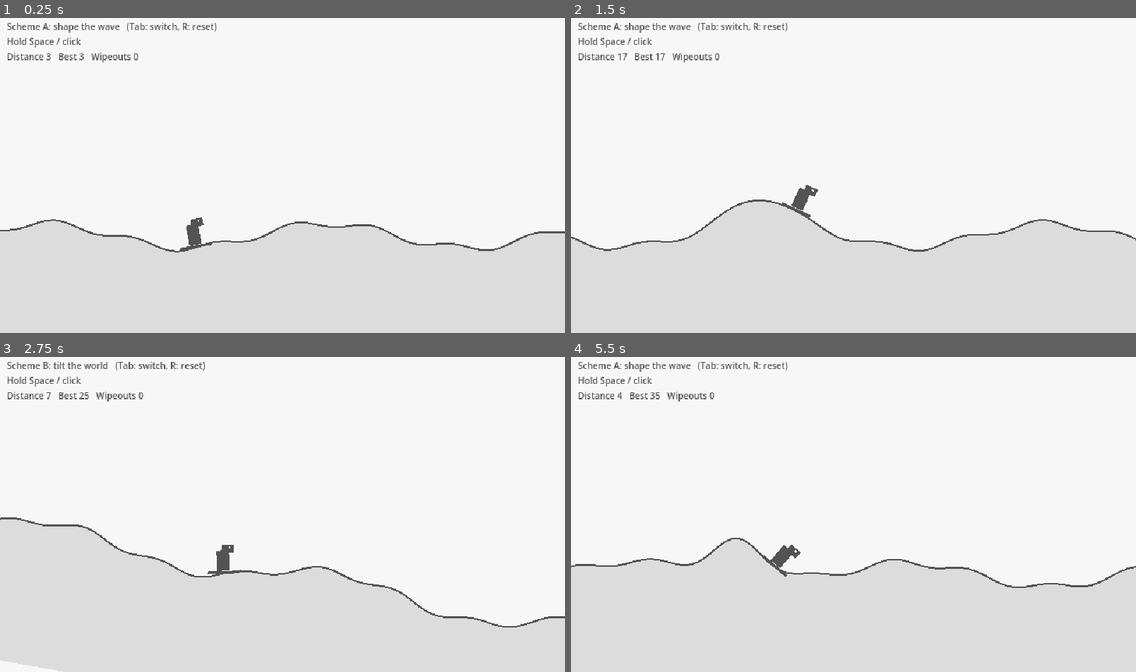
Above: before the commit, frames 1-4 (two rows, left to right).
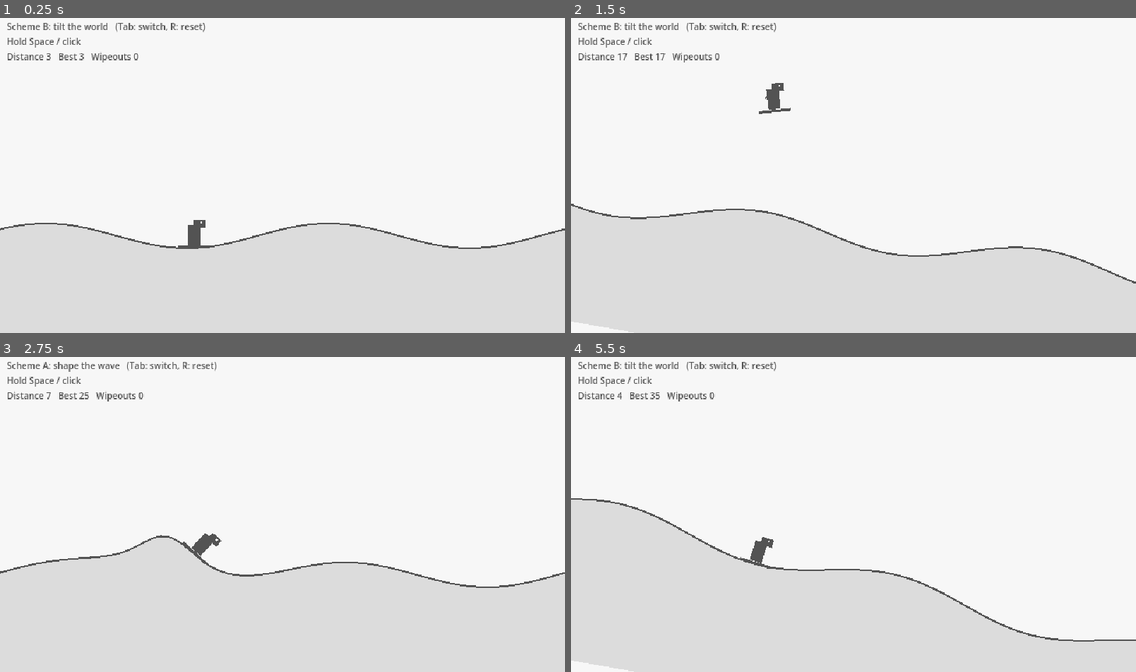
Above: after the commit, the same moments.

Repository: weitingyen168/dino-surf
Game: Godot game, scene res://scenes/main.tscn
The game is run twice, just before and just after one commit, with the same random seed, the same clock (stepped at 60 frames per second) and the same inputs.
Inputs (mouse positions are in pixels of both pictures, inside the frame that each line leads up to):
- Up to frame 1 (0.25 s): no input
- Up to frame 2 (1.5 s): tap Enter at 0.5 s; move the mouse to (977, 159) at 0.52 s; hold Up 0.53-1.25 s; hold Space (surf) 0.53-1.25 s; click (977, 159) at 0.67 s; drag from (740, 191) to (825, 238) at 1.27 s
- Up to frame 3 (2.75 s): move the mouse to (339, 442) at 2.02 s; hold Up from 2.03 s (still down); hold Space (surf) from 2.03 s (still down); tap Tab at 2.1 s
- Up to frame 4 (5.5 s): release Up at 2.75 s; release Space (surf) at 2.75 s; drag from (825, 577) to (684, 464) at 2.77 s; move the mouse to (1023, 561) at 3.52 s; hold Space (surf) 3.53-4.25 s; drag from (684, 464) to (768, 432) at 4.27 s; move the mouse to (881, 514) at 5.02 s; hold Space (surf) from 5.03 s (still down); tap Tab at 5.1 s; click (881, 514) at 5.17 s

The runs differ from the first frame. In frame 1, 1.6% of the frame differs, in the area x 0-100%, y 1-75%; in frame 2, 7.5%; in frame 3, 9.0%; in frame 4, 12%, in the area x 0-100%, y 1-100%.

Commit message:
Add obstacles, rework dino/water control, and headless sim tests
Co-Authored-By: Claude Opus 5.5 <noreply@anthropic.com>

Diff:
--- a/scripts/dino.gd
+++ b/scripts/dino.gd
@@ -1,24 +1,25 @@
 class_name Dino
 extends Node2D
-## Placeholder surfer. Rides the water surface, gets thrown when the water
-## rises fast under it, and wipes out if it lands at a bad angle.
+## Placeholder surfer. Stays at a fixed x like the Chrome dino; the water and
+## obstacles move past it. Gets thrown when the water rises fast under it,
+## and wipes out if it lands at a bad angle.
 ## The node's origin is where the board touches the water.
 
 signal wiped_out
 
 @export var gravity: float = 900.0
 @export var home_x: float = 220.0
-@export var home_pull: float = 1.5  # drifts back toward home_x so it stays on screen
-@export var slope_push: float = 0.6  # how much of gravity along the slope becomes sideways speed
-@export var drag: float = 0.8
-@export var max_speed_x: float = 260.0
 @export var launch_speed: float = 150.0  # surface rising faster than this (px/s) throws the dino
+@export var launch_boost: float = 1.6  # multiplies the surface's speed at launch, so throws go higher than the water
 @export var max_landing_angle_deg: float = 55.0
+@export var jump_speed: float = 330.0  # upward speed when the player pops the dino
+@export var hold_gravity_scale: float = 0.45  # gravity while rising with the button held: tap = short hop, hold = high jump
 
 var water: Water
 var velocity := Vector2.ZERO
 var gravity_dir := Vector2.DOWN  # control scheme B tilts this
 var on_surface := true
+var holding := false  # set by Main each tick
 
 
 func reset() -> void:
@@ -26,44 +27,51 @@
 	on_surface = true
 	rotation = 0.0
 	position = Vector2(home_x, water.surface_y(home_x))
+	reset_physics_interpolation()  # teleport, don't slide from where it wiped out
+
+
+## Body box in world space, for obstacle hits. Ignores rotation; a little smaller than the drawing to be fair.
+func hit_rect() -> Rect2:
+	return Rect2(position + Vector2(-14, -30), Vector2(26, 30))
+
+
+## Pops the dino off the water. Does nothing in the air.
+func jump() -> void:
+	if not on_surface:
+		return
+	on_surface = false
+	velocity.y = -jump_speed
 
 
 func _physics_process(delta: float) -> void:
 	if water == null:
 		return
-	var g := gravity_dir * gravity
-	velocity.x += (home_x - position.x) * home_pull * delta
-	velocity.x -= velocity.x * drag * delta
+	position.x = home_x
+	if on_surface:
+		_ride(delta)
+	else:
+		_fly(delta)
 
-	if on_surface:
-		_ride(g, delta)
-	else:
-		_fly(g, delta)
-
-	if position.x < -20.0 or position.x > 660.0 or position.y > 380.0:
+	if position.y > 380.0:
 		wiped_out.emit()
 
 
-func _ride(g: Vector2, delta: float) -> void:
-	var angle := water.slope_angle(position.x)
-	var tangent := Vector2.RIGHT.rotated(angle)
-	velocity.x += g.dot(tangent) * slope_push * tangent.x * delta
-	velocity.x = clampf(velocity.x, -max_speed_x, max_speed_x)
-	position.x += velocity.x * delta
+func _ride(delta: float) -> void:
 	position.y = water.surface_y(position.x)
-	rotation = lerp_angle(rotation, angle, 12.0 * delta)
+	rotation = lerp_angle(rotation, water.slope_angle(position.x), 12.0 * delta)
 
 	var surface_vy := water.surface_velocity_y(position.x)
 	if surface_vy < -launch_speed:
 		on_surface = false
-		velocity.y = surface_vy
+		velocity.y = surface_vy * launch_boost
 
 
-func _fly(g: Vector2, delta: float) -> void:
-	velocity += g * delta
-	position += velocity * delta
-	# Nose follows the arc, so a steep fall onto a rising face is a wipeout.
-	var travel := atan2(velocity.y, maxf(absf(velocity.x), 120.0))
+func _fly(delta: float) -> void:
+	var grav_scale := hold_gravity_scale if holding and velocity.y < 0.0 else 1.0
+	velocity.y += gravity_dir.y * gravity * grav_scale * delta
+	position.y += velocity.y * delta
+	# Nose follows the arc (forward speed = how fast the world scrolls), so a steep fall onto a rising face is a wipeout.
+	var travel := atan2(velocity.y, water.swell_speed)
 	rotation = lerp_angle(rotation, travel, 3.0 * delta)
 
 	var surf_y := water.surface_y(position.x)
--- a/scripts/main.gd
+++ b/scripts/main.gd
@@ -1,10 +1,11 @@
 extends Node2D
 ## Prototype harness for comparing control schemes.
 ## Hold Space / Up / left mouse / touch to act. Tab switches scheme, R resets.
+## Tilt to pop the dino over floating obstacles. Hitting one or landing badly ends the run; press surf again to retry.
 
 enum Scheme { A_SHAPE_WAVE, B_TILT_WORLD }
 
-@export var scheme: Scheme = Scheme.A_SHAPE_WAVE
+@export var scheme: Scheme = Scheme.B_TILT_WORLD
 
 @export_group("Control A: shape the wave")
 @export var push_offset: float = -30.0  # where to raise the water, relative to the dino
@@ -15,20 +16,38 @@
 @export var max_tilt_deg: float = 25.0
 @export var tilt_speed: float = 3.0
 @export var camera_tilt_fraction: float = 0.4  # how much of the tilt the camera shows
+@export var slosh_strength: float = 600.0  # how much the water surges under the dino when you tilt (looks only; the jump is fixed)
 
 @onready var water: Water = $Water
 @onready var dino: Dino = $Dino
 @onready var camera: Camera2D = $Camera2D
 @onready var label: Label = $HUD/Label
 
+@export var retry_delay: float = 0.6  # seconds after a wipeout before surf restarts, so a held button doesn't skip the screen
+
+@export_group("Obstacles")
+@export var spawn_x: float = 680.0  # just off the right edge
+@export var min_gap_s: float = 1.6  # seconds between obstacles
+@export var max_gap_s: float = 3.0
+@export var first_obstacle_s: float = 2.0  # breathing room at the start of a run
+
 var tilt := 0.0
 var distance := 0.0
 var best := 0.0
 var wipeouts := 0
+var game_over := false
+var _game_over_time := 0.0
+var _game_over_label: Label
+var _next_spawn := 2.0  # matches first_obstacle_s; _restart resets it
+var _obstacles: Array[Obstacle] = []
 
 
 func _ready() -> void:
+	# Smooths motion between 60 Hz physics ticks on faster screens (fixes the stutter).
+	camera.process_callback = Camera2D.CAMERA2D_PROCESS_PHYSICS
+	get_tree().physics_interpolation = true
 	_setup_input()
+	_make_game_over_label()
 	dino.water = water
 	dino.wiped_out.connect(_on_wiped_out)
 	dino.reset()
@@ -58,20 +77,51 @@
 
 
 func _physics_process(delta: float) -> void:
+	if game_over:
+		_game_over_time += delta
+		if _game_over_time > retry_delay and Input.is_action_just_pressed("surf"):
+			_restart()
+		return
 	var held := Input.is_action_pressed("surf")
 	match scheme:
 		Scheme.A_SHAPE_WAVE:
 			if held:
 				water.push(dino.position.x + push_offset, push_radius, push_strength, delta)
 		Scheme.B_TILT_WORLD:
+			if Input.is_action_just_pressed("surf"):
+				dino.jump()
+			dino.holding = held
 			var target := deg_to_rad(max_tilt_deg) if held else 0.0
+			var prev_tilt := tilt
 			tilt = move_toward(tilt, target, tilt_speed * delta)
+			water.slosh(-slosh_strength * (tilt - prev_tilt))
 	# Positive tilt pulls gravity forward (to the right); the camera leans so the world looks tipped.
 	dino.gravity_dir = Vector2.DOWN.rotated(-tilt)
 	camera.rotation = -tilt * camera_tilt_fraction
 
 	distance += water.swell_speed * delta / 10.0
 	best = maxf(best, distance)
+
+	_next_spawn -= delta
+	if _next_spawn <= 0.0:
+		_spawn_obstacle()
+		_next_spawn = randf_range(min_gap_s, max_gap_s)
+	_obstacles = _obstacles.filter(func(o): return is_instance_valid(o))
+	var body := dino.hit_rect()
+	for o in _obstacles:
+		if body.intersects(o.hit_rect()):
+			_lose("Hit an obstacle")
+			return
+
+
+func _spawn_obstacle() -> void:
+	var o := Obstacle.new()
+	o.water = water
+	o.size = Vector2(14, 18) if randf() < 0.6 else Vector2(18, 28)  # small rock or tall buoy
+	o.position = Vector2(spawn_x, water.surface_y(spawn_x))
+	add_child(o)
+	move_child(o, dino.get_index())  # draw behind the dino
+	_obstacles.append(o)
 
 
 func _process(_delta: float) -> void:
@@ -81,12 +131,46 @@
 
 
 func _on_wiped_out() -> void:
+	_lose("Bad landing")
+
+
+func _lose(reason: String) -> void:
+	if game_over:
+		return
+	game_over = true
+	_game_over_time = 0.0
 	wipeouts += 1
-	_restart()
+	dino.set_physics_process(false)
+	for o in _obstacles:
+		o.set_physics_process(false)
+	_game_over_label.text = "WIPEOUT
+" + reason + "
+
+Distance %d   Best %d
+Press Space or click to surf again" % [distance, best]
+	_game_over_label.visible = true
 
 
 func _restart() -> void:
+	game_over = false
+	_game_over_label.visible = false
 	distance = 0.0
 	tilt = 0.0
 	water.reset()
 	dino.reset()
+	dino.set_physics_process(true)
+	for o in _obstacles:
+		o.queue_free()
+	_obstacles.clear()
+	_next_spawn = first_obstacle_s
+
+
+func _make_game_over_label() -> void:
+	_game_over_label = Label.new()
+	_game_over_label.set_anchors_and_offsets_preset(Control.PRESET_FULL_RECT)
+	_game_over_label.horizontal_alignment = HORIZONTAL_ALIGNMENT_CENTER
+	_game_over_label.vertical_alignment = VERTICAL_ALIGNMENT_CENTER
+	_game_over_label.add_theme_color_override("font_color", Color("535353"))
+	_game_over_label.add_theme_font_size_override("font_size", 16)
+	_game_over_label.visible = false
+	$HUD.add_child(_game_over_label)
--- /dev/null
+++ b/scripts/obstacle.gd
@@ -0,0 +1,26 @@
+class_name Obstacle
+extends Node2D
+## Placeholder floating obstacle (rock or buoy). Drifts left with the swell and bobs on the surface.
+## The node's origin is the waterline at its centre.
+
+var water: Water
+var size := Vector2(14, 18)
+
+
+## Box above the waterline, in world space.
+func hit_rect() -> Rect2:
+	return Rect2(position + Vector2(-size.x / 2.0, -size.y), size)
+
+
+func _physics_process(delta: float) -> void:
+	position.x -= water.swell_speed * delta
+	position.y = water.surface_y(position.x)
+	if position.x < -40.0:
+		queue_free()
+
+
+func _draw() -> void:
+	var ink := Color("535353")
+	var w := size.x / 2.0
+	draw_colored_polygon(PackedVector2Array([
+		Vector2(-w, 0), Vector2(-w + 2, -size.y + 3), Vector2(0, -size.y), Vector2(w - 2, -size.y + 3), Vector2(w, 0)]), ink)
--- a/scripts/water.gd
+++ b/scripts/water.gd
@@ -21,12 +21,16 @@
 @export var swell_amplitude: float = 14.0
 @export var swell_wavelength: float = 320.0
 @export var swell_speed: float = 120.0  # px/s, scrolls left so the dino appears to move right
-@export var chop_amplitude: float = 4.0
+@export var chop_amplitude: float = 0.0  # 0 keeps the swell one even wave
 @export var chop_wavelength: float = 90.0
 @export var chop_speed: float = 200.0
 
 var _h := PackedFloat32Array()
 var _v := PackedFloat32Array()
+var _prev_h := PackedFloat32Array()  # last tick's heights, for smooth drawing between physics ticks
+var _prev_time := 0.0
+var _left := PackedFloat32Array()
+var _right := PackedFloat32Array()
 var _spacing: float
 var _time := 0.0
 var _fill: Polygon2D
@@ -37,6 +41,9 @@
 	_spacing = width / (point_count - 1)
 	_h.resize(point_count)
 	_v.resize(point_count)
+	_prev_h.resize(point_count)
+	_left.resize(point_count)
+	_right.resize(point_count)
 	_fill = Polygon2D.new()
 	_fill.color = Color("dcdcdc")
 	add_child(_fill)
@@ -49,42 +56,44 @@
 func reset() -> void:
 	_h.fill(0.0)
 	_v.fill(0.0)
+	_prev_h.fill(0.0)
 
 
 func _physics_process(delta: float) -> void:
+	_prev_h = _h.duplicate()
+	_prev_time = _time
 	_time += delta
 	for i in point_count:
 		_v[i] += (-stiffness * _h[i] - damping * _v[i]) * delta
 		_h[i] += _v[i] * delta
 
 	# Classic spring-water spread: neighbours tug on each other so pushes ripple outward.
-	var left := PackedFloat32Array()
-	var right := PackedFloat32Array()
-	left.resize(point_count)
-	right.resize(point_count)
 	for _pass in spread_passes:
 		for i in point_count:
 			if i > 0:
-				left[i] = spread * (_h[i] - _h[i - 1])
-				_v[i - 1] += left[i] * ripple_speed
+				_left[i] = spread * (_h[i] - _h[i - 1])
+				_v[i - 1] += _left[i] * ripple_speed
 			if i < point_count - 1:
-				right[i] = spread * (_h[i] - _h[i + 1])
-				_v[i + 1] += right[i] * ripple_speed
+				_right[i] = spread * (_h[i] - _h[i + 1])
+				_v[i + 1] += _right[i] * ripple_speed
 		for i in point_count:
 			if i > 0:
-				_h[i - 1] += left[i]
+				_h[i - 1] += _left[i]
 			if i < point_count - 1:
-				_h[i + 1] += right[i]
+				_h[i + 1] += _right[i]
 
 	for i in point_count:
 		_h[i] = clampf(_h[i], -max_height, max_height)
 
 
 func _process(_delta: float) -> void:
+	# Physics runs at a fixed 60 Hz; blend the last two ticks so the surface moves smoothly on faster screens.
+	var f := Engine.get_physics_interpolation_fraction()
+	var t := lerpf(_prev_time, _time, f)
 	var pts := PackedVector2Array()
 	for i in point_count:
 		var x := start_x + i * _spacing
-		pts.append(Vector2(x, surface_y(x)))
+		pts.append(Vector2(x, base_y - lerpf(_prev_h[i], _h[i], f) - _swell(x, t)))
 	_line.points = pts
 	var poly := pts.duplicate()
 	poly.append(Vector2(start_x + width, bottom_y))
@@ -101,12 +110,19 @@
 			_v[i] += strength * falloff * delta
 
 
+## Tilting the world sloshes the water: positive `amount` kicks the right side up and the left side down.
+func slosh(amount: float) -> void:
+	var half := width / 2.0
+	for i in point_count:
+		_v[i] += amount * (i * _spacing - half) / half
+
+
 ## Surface height at x, positive = up.
 func height_at(x: float) -> float:
 	var fi := (x - start_x) / _spacing
 	var i := clampi(int(floor(fi)), 0, point_count - 2)
 	var t := clampf(fi - i, 0.0, 1.0)
-	return lerpf(_h[i], _h[i + 1], t) + _swell(x)
+	return lerpf(_h[i], _h[i + 1], t) + _swell(x, _time)
 
 
 ## Screen-space y of the surface at x.
@@ -129,9 +145,9 @@
 	return -(spring_v + _swell_rate(x))
 
 
-func _swell(x: float) -> float:
-	return swell_amplitude * sin(TAU * (x + swell_speed * _time) / swell_wavelength) \
-		+ chop_amplitude * sin(TAU * (x + chop_speed * _time) / chop_wavelength)
+func _swell(x: float, t: float) -> float:
+	return swell_amplitude * sin(TAU * (x + swell_speed * t) / swell_wavelength) \
+		+ chop_amplitude * sin(TAU * (x + chop_speed * t) / chop_wavelength)
 
 
 func _swell_rate(x: float) -> float:
--- /dev/null
+++ b/tests/sim_obstacles.gd
@@ -0,0 +1,79 @@
+extends SceneTree
+## Headless bot for the obstacle game: when the next obstacle is `lead` px away, holds surf for `hold_s`, then lets go.
+## Prints how many obstacles it cleared vs hit, so we can tell if jumps are reliable.
+## Run: Godot_console.exe --headless --fixed-fps 60 --path . --script res://tests/sim_obstacles.gd -- lead_px hold_s seconds
+
+var main: Node
+var frames := 0
+var total_frames := 0
+var lead := 150.0
+var hold_s := 0.25
+var hold_left := 0.0
+var targeted := {}
+var passed := {}
+var cleared := 0
+var hits := 0
+var landings := 0
+var hooked := false
+var launches := 0
+var max_air := 0.0
+var was_on := true
+
+
+func _initialize() -> void:
+	var args := OS.get_cmdline_user_args()
+	lead = float(args[0]) if args.size() > 0 else lead
+	hold_s = float(args[1]) if args.size() > 1 else hold_s
+	total_frames = int((float(args[2]) if args.size() > 2 else 60.0) * 60)
+	seed(1)
+	main = load("res://scenes/main.tscn").instantiate()
+	root.add_child(main)
+
+
+func _physics_process(delta: float) -> bool:
+	if not hooked:
+		hooked = true
+		main.dino.wiped_out.connect(func(): if not main.game_over: landings += 1)
+	if main.game_over:
+		if not passed.has("go%d" % main.wipeouts):
+			passed["go%d" % main.wipeouts] = true
+			if main._game_over_label.text.contains("obstacle"):
+				hits += 1
+		Input.action_release("surf")
+		if main._game_over_time > main.retry_delay + 0.1:
+			Input.action_press("surf")
+			main._restart()
+		frames += 1
+		return _done()
+	var dx: float = main.dino.position.x
+	if was_on and not main.dino.on_surface:
+		launches += 1
+	was_on = main.dino.on_surface
+	if not main.dino.on_surface:
+		max_air = maxf(max_air, main.water.surface_y(dx) - main.dino.position.y)
+	for o in main._obstacles:
+		if not is_instance_valid(o):
+			continue
+		var id: int = o.get_instance_id()
+		if not targeted.has(id) and o.position.x - dx < lead and o.position.x > dx:
+			targeted[id] = true
+			hold_left = hold_s
+		if not passed.has(id) and o.position.x < dx - 25.0:
+			passed[id] = true
+			cleared += 1
+	if hold_left > 0.0:
+		hold_left -= delta
+		Input.action_press("surf")
+	else:
+		Input.action_release("surf")
+	frames += 1
+	return _done()
+
+
+func _done() -> bool:
+	if frames < total_frames:
+		return false
+	var tries := cleared + hits
+	print("lead=%3.0fpx hold=%.2fs  cleared=%d  hit=%d  bad_landings=%d  clear_rate=%d%%  launches=%d  max_air=%.0fpx" % [
+		lead, hold_s, cleared, hits, landings, 100 * cleared / maxi(tries, 1), launches, max_air])
+	return true
--- /dev/null
+++ b/tests/sim_scheme.gd
@@ -0,0 +1,65 @@
+extends SceneTree
+## Headless tuning harness. Plays main.tscn with a scripted hold pattern and prints stats.
+## Run (from the project folder; --fixed-fps skips real-time waiting):
+##   Godot_console.exe --headless --fixed-fps 60 --path . --script res://tests/sim_scheme.gd -- scheme hold_s release_s seconds [launch_boost] [slosh_strength]
+## scheme: 0 = A, 1 = B. A launch_boost of 0 keeps the default.
+
+var main: Node
+var frames := 0
+var total_frames := 0
+var hold_s := 0.4
+var release_s := 0.6
+var launches := 0
+var wipeouts := 0
+var max_air := 0.0
+var air_time := 0.0
+var min_surface_vy := 0.0
+var was_on := true
+var launch_y := 0.0
+var reasons := {}
+var hooked := false
+
+
+func _initialize() -> void:
+	var args := OS.get_cmdline_user_args()
+	var scheme := int(args[0]) if args.size() > 0 else 0
+	hold_s = float(args[1]) if args.size() > 1 else hold_s
+	release_s = float(args[2]) if args.size() > 2 else release_s
+	total_frames = int((float(args[3]) if args.size() > 3 else 20.0) * 60)
+	main = load("res://scenes/main.tscn").instantiate()
+	main.scheme = scheme
+	if args.size() > 4 and float(args[4]) > 0.0:
+		main.get_node("Dino").launch_boost = float(args[4])
+	if args.size() > 5:
+		main.slosh_strength = float(args[5])
+	root.add_child(main)
+
+
+func _physics_process(delta: float) -> bool:
+	var t := frames * delta
+	if fmod(t, hold_s + release_s) < hold_s:
+		Input.action_press("surf")
+	else:
+		Input.action_release("surf")
+	var dino = main.dino
+	if not hooked:
+		hooked = true
+		dino.wiped_out.connect(func():
+			var r := "offscreen" if dino.position.x < -20.0 or dino.position.x > 660.0 or dino.position.y > 380.0 else "bad landing"
+			reasons[r] = reasons.get(r, 0) + 1, CONNECT_REFERENCE_COUNTED)
+	min_surface_vy = minf(min_surface_vy, main.water.surface_velocity_y(dino.position.x))
+	if was_on and not dino.on_surface:
+		launches += 1
+		launch_y = dino.position.y
+	if not dino.on_surface:
+		air_time += delta
+		max_air = maxf(max_air, main.water.surface_y(dino.position.x) - dino.position.y)
+	was_on = dino.on_surface
+	wipeouts = main.wipeouts
+	frames += 1
+	if frames >= total_frames:
+		print("boost=%.1f hold=%.2f release=%.2f  launches=%d  wipeouts=%d  airtime=%.1fs  max_air=%.0fpx  fastest_rise=%.0fpx/s" % [
+			main.dino.launch_boost, hold_s, release_s, launches, wipeouts, air_time, max_air, -min_surface_vy])
+		print("  wipeout reasons: ", reasons)
+		return true
+	return false
Not shown, added: scripts/obstacle.gd.uid
Not shown, added: tests/sim_obstacles.gd.uid
Not shown, added: tests/sim_scheme.gd.uid
